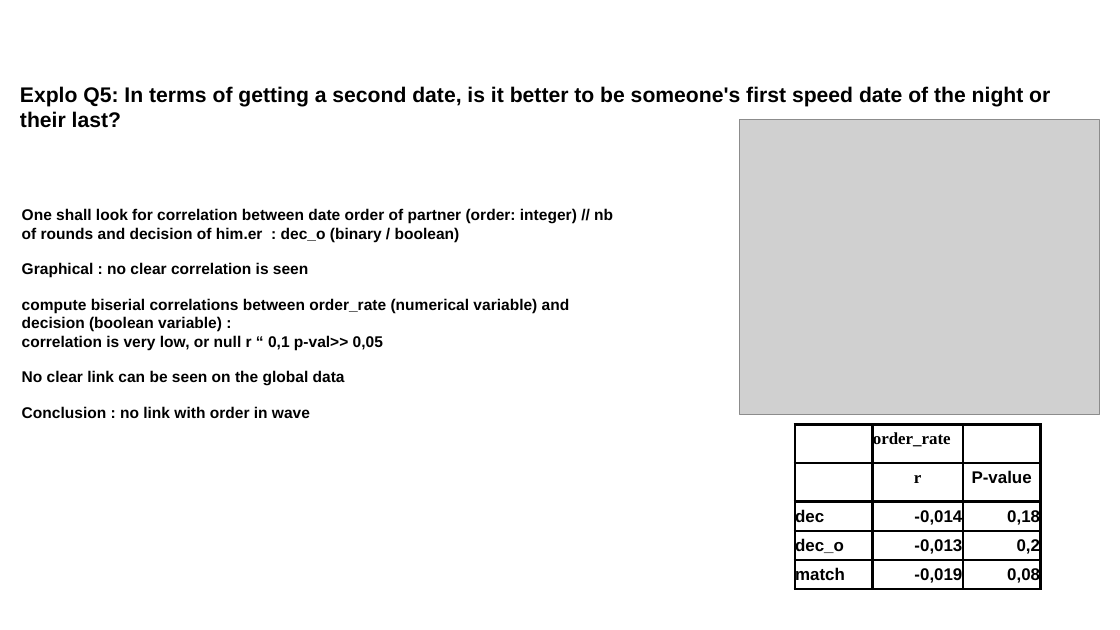
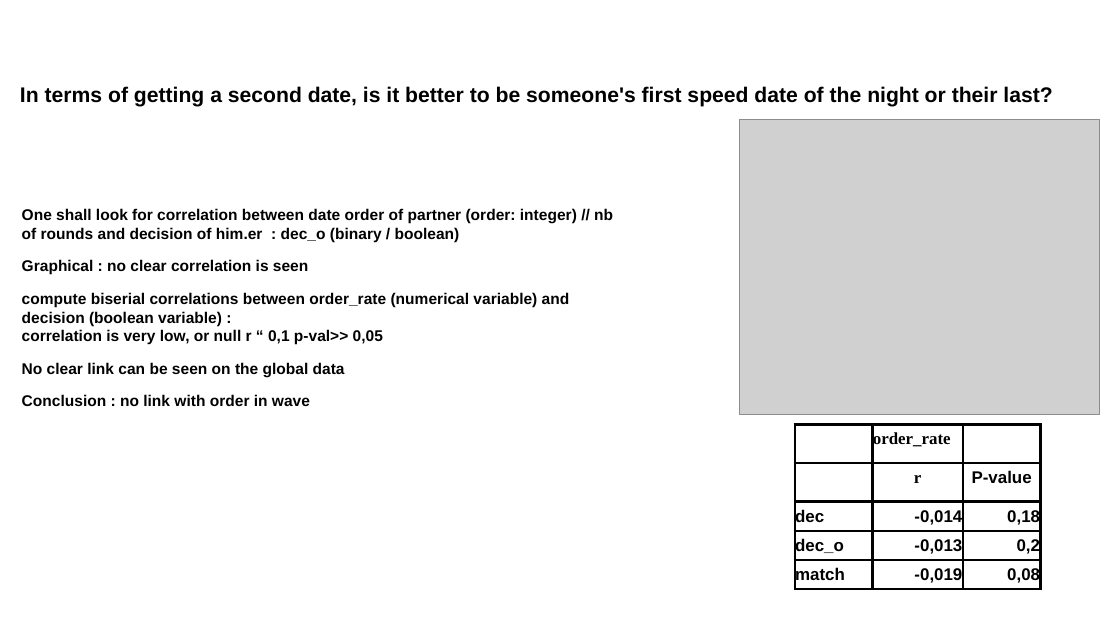
Before and after one commit to cyrilbraguy/Bl2_Tinder, a slide deck: slide 15 of doc/Braguy_CDSD_bl2_tinder.odp. Drawn at 1120x630 pixels with LibreOffice and Linux fonts; fonts in the diff are those of the drawing; grey boxes stand for pictures; background and template pictures are left out. Boxes give left, top, right and bottom in pixels: in the first picture for what was removed or moved away, otherwise in the second. Text is boxed around its words. In the diff, an @@ line names an element or a change of style, - is before the commit and + after.

```diff
--- a/doc/Braguy_CDSD_bl2_tinder.odp
+++ b/doc/Braguy_CDSD_bl2_tinder.odp
@@ text at [20, 86, 1052, 107]: text changed @@
-Explo Q5: In terms of getting a second date, is it better to be someone's first speed date of the night or their last?
+In terms of getting a second date, is it better to be someone's first speed date of the night or their last?
@@ text at [22, 259, 570, 406]: less space between paragraphs @@
```
Also in this commit, not shown: 15 other slides changed, 4 other files.
